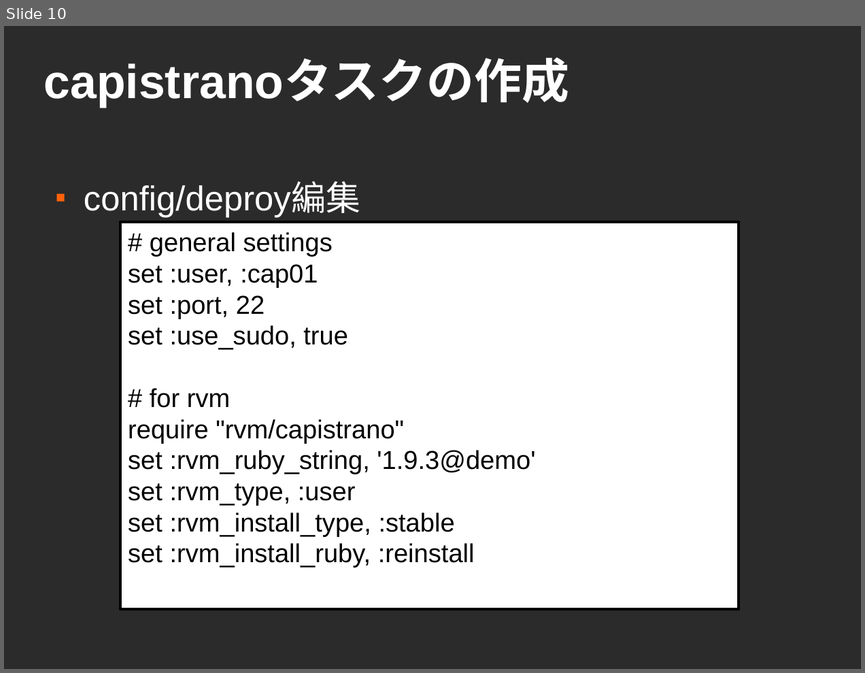
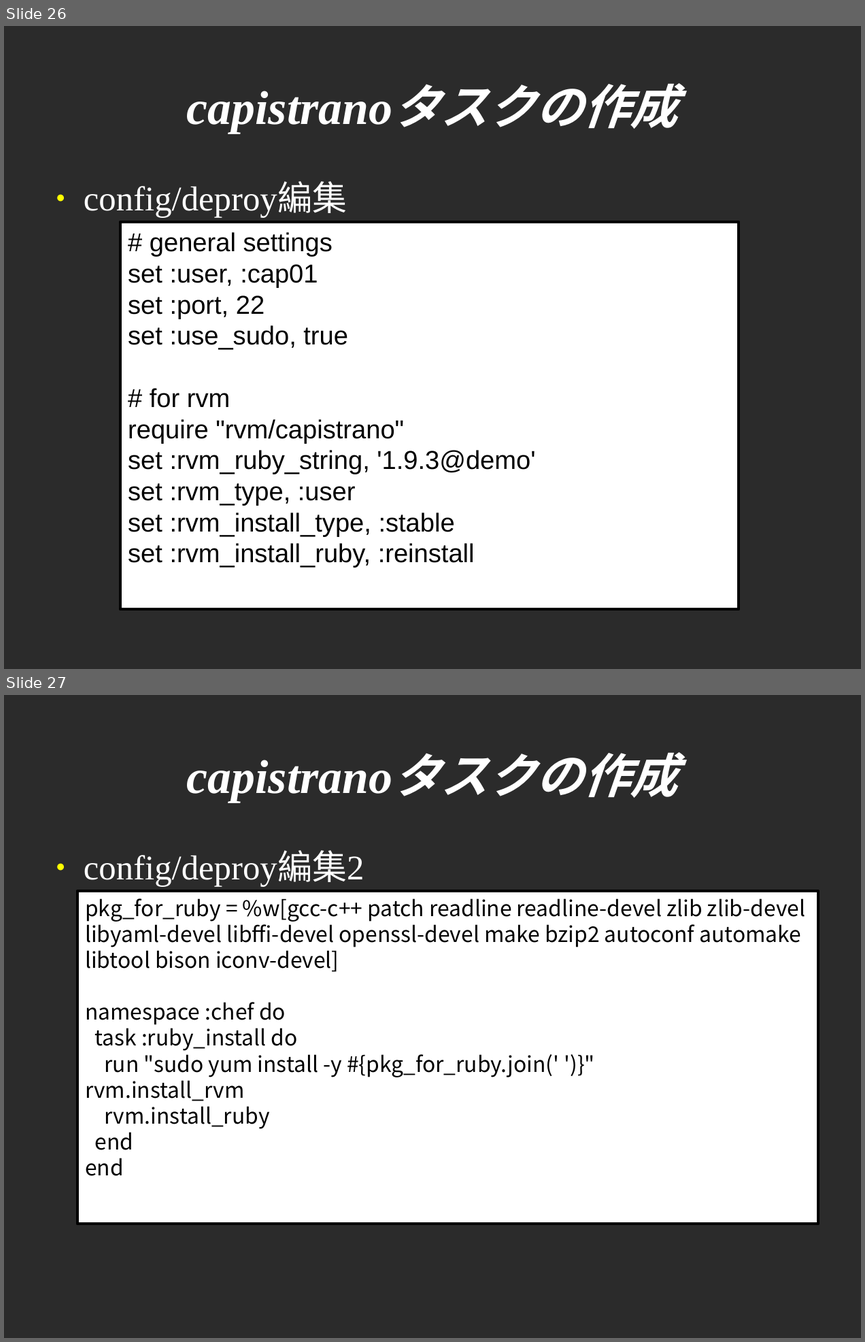
Before and after one commit to sendagayarb/mokmok_2012-05-28, a slide deck: fukajun/capistrano.odp. Shown one above the other, each under a label of ours: slide 10 before the commit, slides 26 and 27 after it. The pictures are 865x673 and 865x1342 pixels, drawn with LibreOffice and Linux fonts; fonts in the diff are those of the drawing; background and template pictures are left out; a plain dark background stands for a picture behind light text. Boxes give left, top, right and bottom in pixels: in the first picture for what was removed or moved away, otherwise in the second. Text is boxed around its words. In the diff, an @@ line names an element or a change of style, - is before the commit and + after.

```diff
--- a/fukajun/capistrano.odp
+++ b/fukajun/capistrano.odp
@@ slide 27 added at (4,695,861,1338), background picture (left out) @@
@@ title added at (47,721,818,828), 44 pt, text #FFFFFF, bold, italic @@
+capistranoタスクの作成
@@ text added at (84,853,364,887), 32 pt, text #FFFFFF @@
+● config/deproy編集2
@@ rectangle added at (77,891,818,1223), fill #FFFFFF, outline #000000 2.83 pt, 20 pt, text #000000 @@
+pkg_for_ruby = %w[gcc-c++ patch readline readline-devel zlib zlib-devel libyaml-devel libffi-devel openssl-devel make bzip2 autoconf automake libtool bison iconv-devel]
+namespace :chef do
+task :ruby_install do
+run "sudo yum install -y #{pkg_for_ruby.join(' ')}" rvm.install_rvm
+rvm.install_ruby
+end
+end
@@ what was slide 10 is now slide 26 @@
@@ slide 26 changed as well @@
@@ title "capistranoタスクの作成": place and size @@
-title "capistranoタスクの作成" at (44,61,570,108)
+title "capistranoタスクの作成" at (47,52,818,159)
@@ title "capistranoタスクの作成" at (47,52,818,159): font Arial to Times New Roman, italic on; alignment left to centre @@
@@ text "config/deproy編集" at (84,184,347,218): font Arial to Times New Roman; bullet ■ to ●; bullet colour #FF6309 to #FFFF00 @@
```
Also in this commit, not shown: 12 other slides changed, 16 other slides added.
